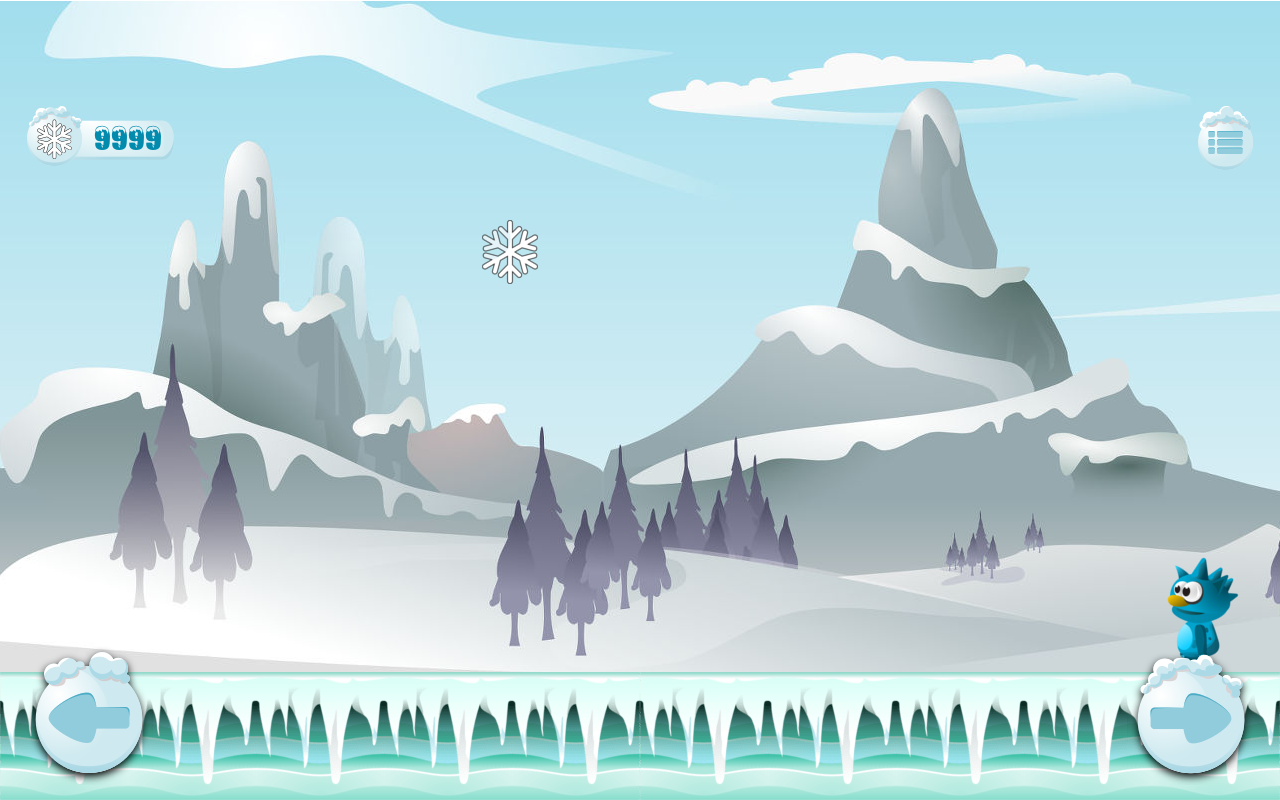
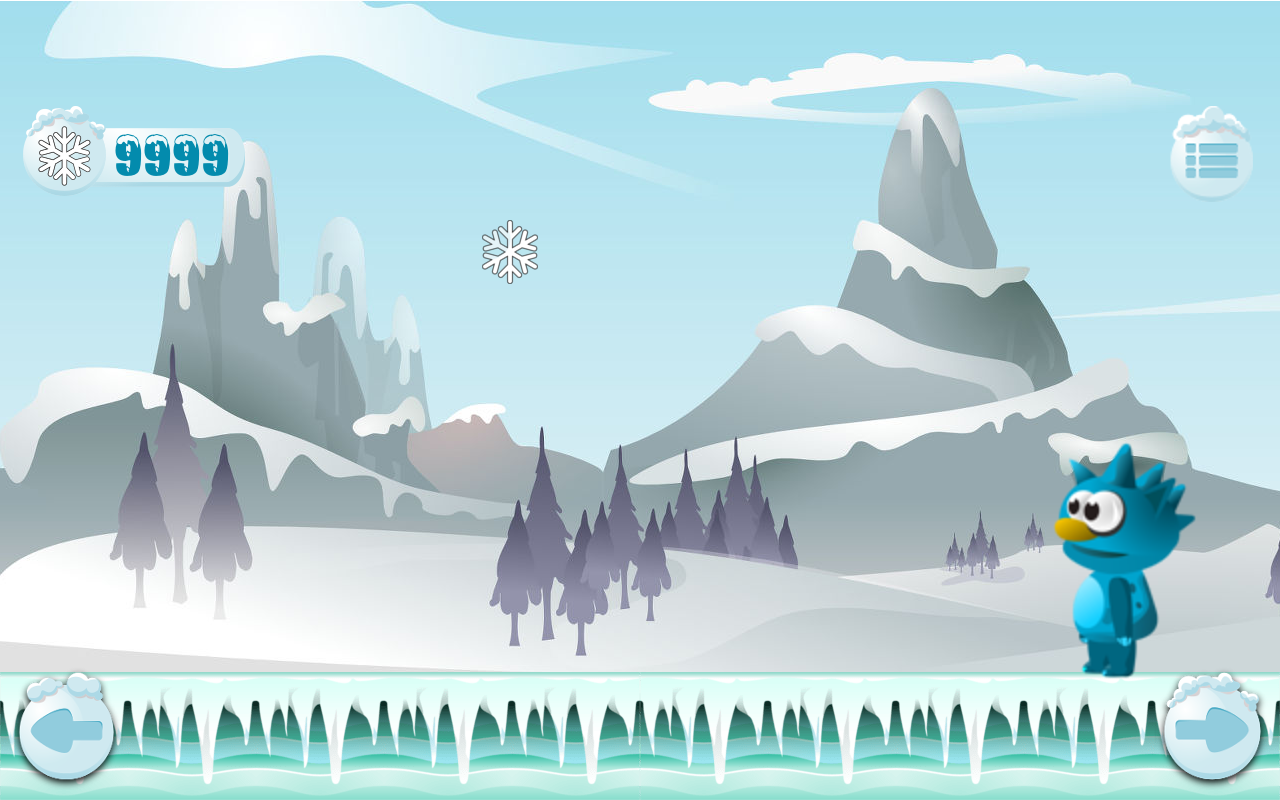
Two versions of the same layered image (1280×800). Layer-by-layer changes:
painted on "9999" over [94, 125, 229, 176]
renamed "btnScore.png" to "btnScore.png #1", moved it above "Score", painted on it over [23, 106, 245, 196]
painted on "btnRight.png" over [1127, 649, 1269, 790]
painted on "btnLeft.png" over [12, 647, 153, 790]
painted on "btnMenu.png" over [1170, 106, 1253, 202]
painted on "monster" over [1052, 441, 1239, 679]
